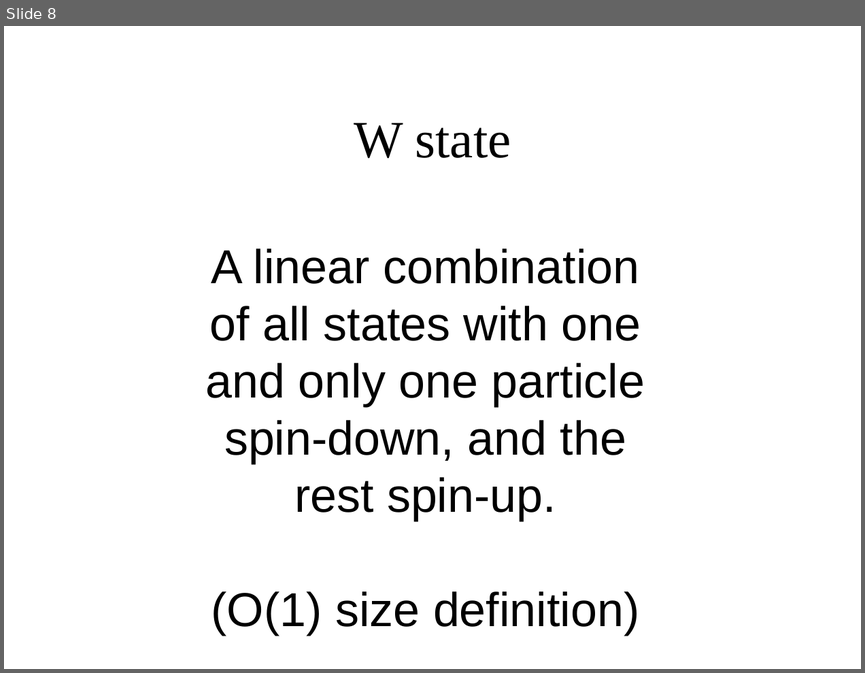
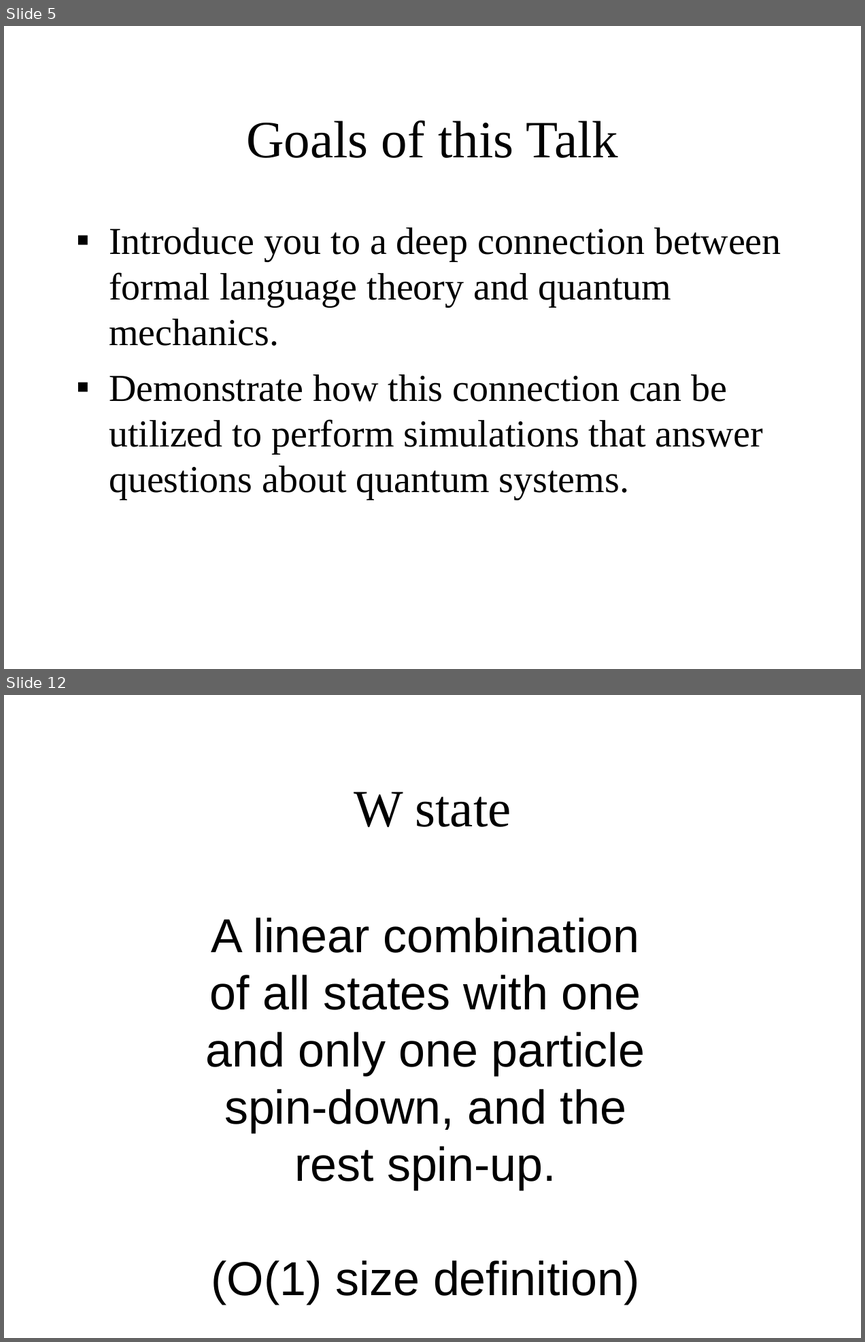
Before and after one commit to gcross/QC-Talks, a slide deck: GeneralExam/WeaponsOfMassSimulation.odp. Shown one above the other, each under a label of ours: slide 8 before the commit, slides 5 and 12 after it; the slides between them are not shown. The pictures are 865x673 and 865x1342 pixels, drawn with LibreOffice and Linux fonts; fonts in the diff are those of the drawing; background and template pictures are left out. Boxes give left, top, right and bottom in pixels: in the first picture for what was removed or moved away, otherwise in the second. Text is boxed around its words. In the diff, an @@ line names an element or a change of style, - is before the commit and + after.

```diff
--- a/GeneralExam/WeaponsOfMassSimulation.odp
+++ b/GeneralExam/WeaponsOfMassSimulation.odp
@@ slide 5 added at (4, 26, 861, 669), background picture (left out) @@
@@ title added at (246, 120, 618, 158), 44 pt, text #000000 @@
+Goals of this Talk
@@ text added at (109, 227, 781, 499), 32 pt, text #000000 @@
+▪ Introduce you to a deep connection between formal language theory and quantum mechanics.
+▪ Demonstrate how this connection can be utilized to perform simulations that answer questions about quantum systems.
@@ what was slide 8 is now slide 12 @@
```
Also in this commit, not shown: 6 slides changed, 5 other slides added, 2 slides removed.
